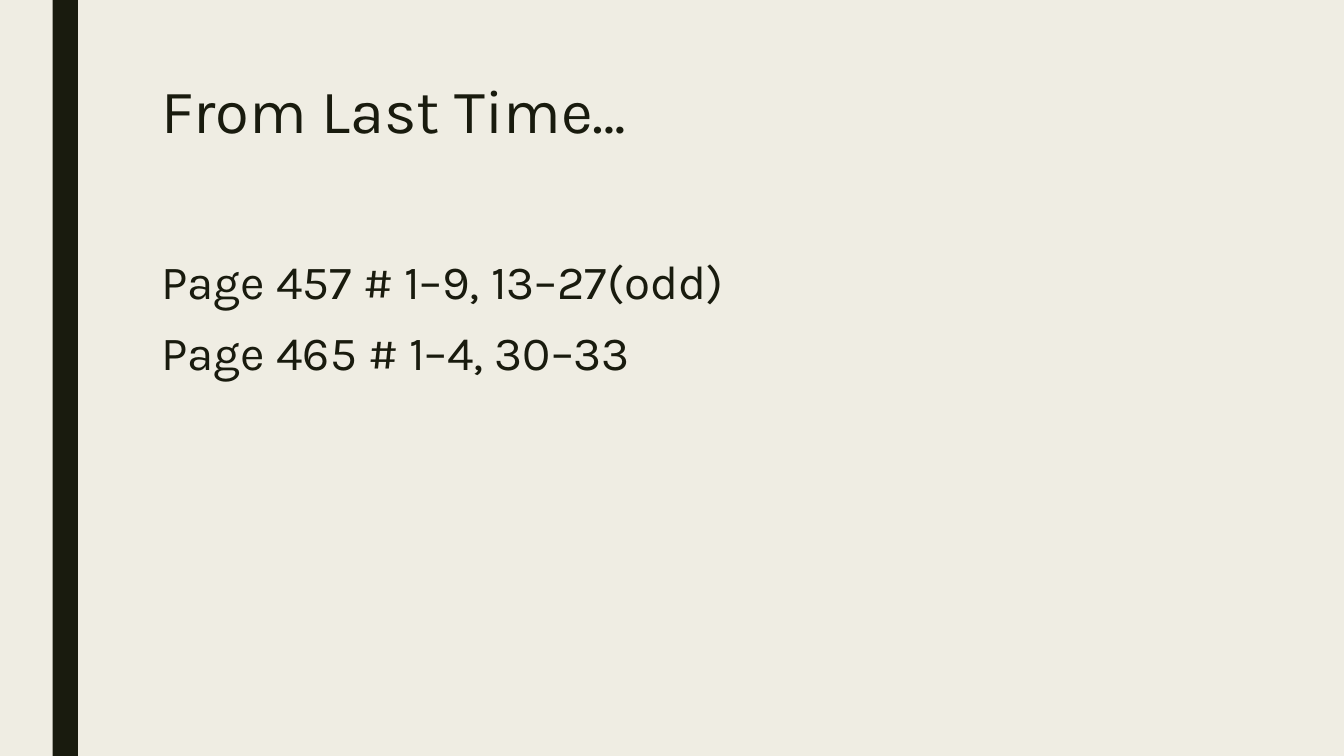
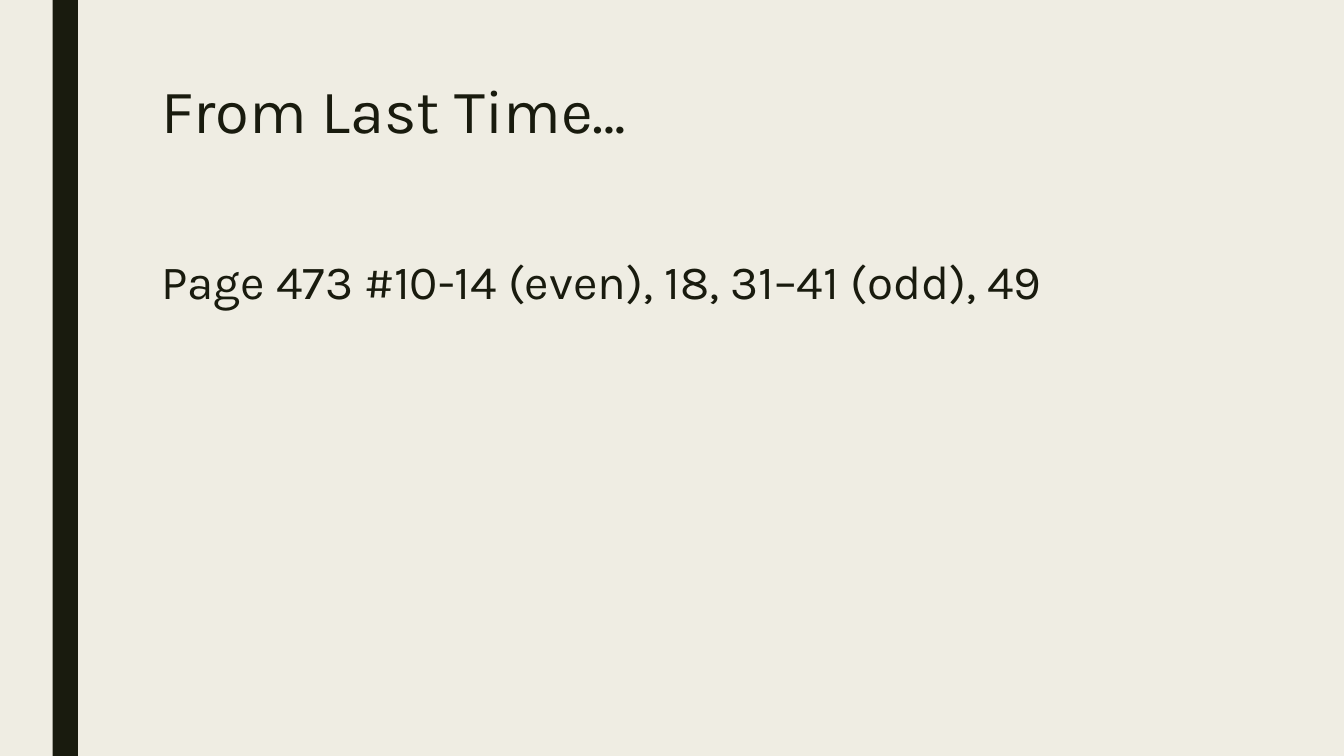
Before and after one commit to codecuddy/algebra_3-4, a slide deck: slide 2 of _PowerPoints/2nd Semester/Unit 9 Logarithms/Algebra_4_Day_076 7.5 Exponential and Log Equations.pptx. Drawn at 1344x756 pixels with LibreOffice and Linux fonts; fonts in the diff are those of the drawing. Boxes give left, top, right and bottom in pixels: in the first picture for what was removed or moved away, otherwise in the second. Text is boxed around its words. In the diff, an @@ line names an element or a change of style, - is before the commit and + after.

```diff
--- a/_PowerPoints/2nd Semester/Unit 9 Logarithms/Algebra_4_Day_076 7.5 Exponential and Log Equations.pptx
+++ b/_PowerPoints/2nd Semester/Unit 9 Logarithms/Algebra_4_Day_076 7.5 Exponential and Log Equations.pptx
@@ text at (x1=161, y1=264, x2=1041, y2=311): text changed @@
-Page 457 # 1–9, 13–27(odd)
-Page 465 # 1–4, 30–33
+Page 473 #10-14 (even), 18, 31–41 (odd), 49
```
Also in this commit, not shown: 6 other files.
